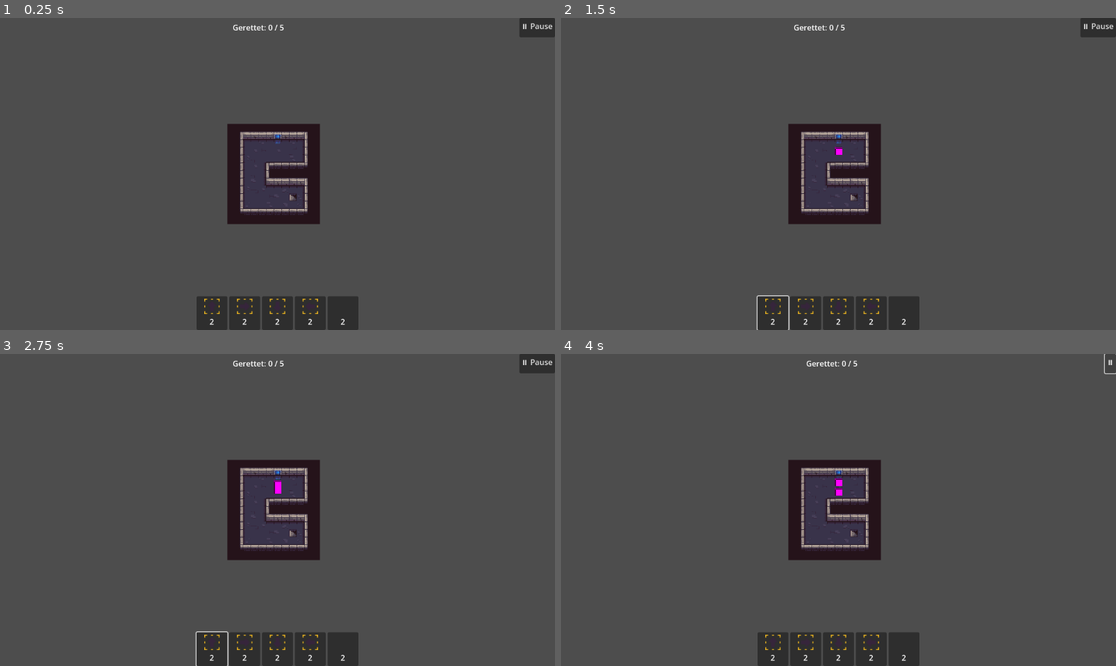
Above: before the commit, frames 1-4 (two rows, left to right).
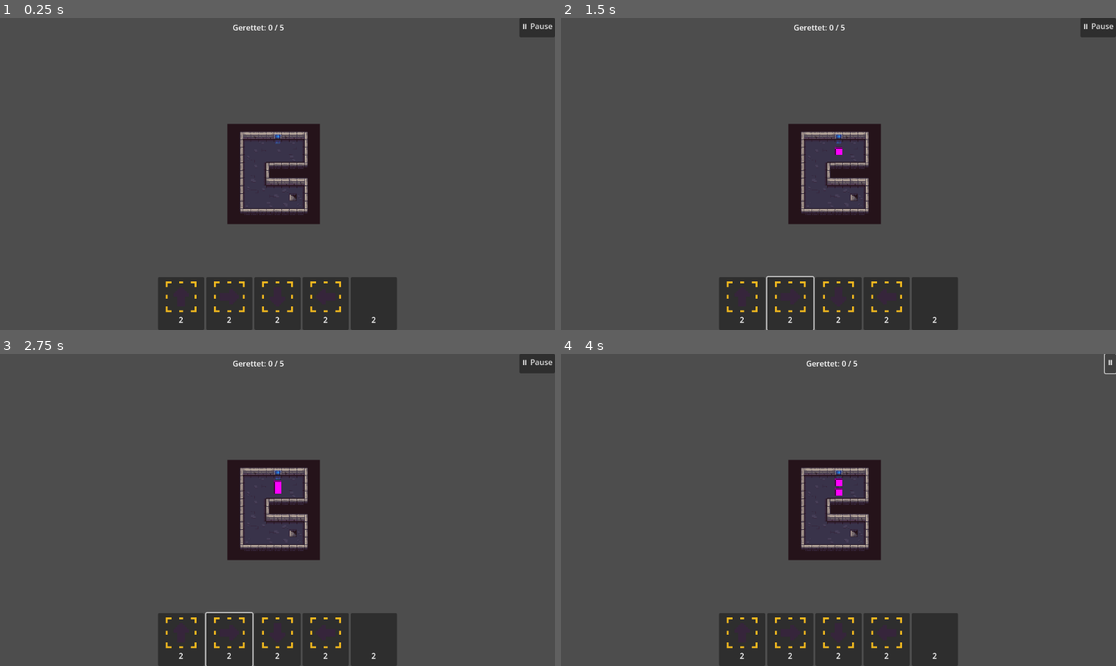
Above: after the commit, the same moments.

Repository: nico-hahn/freezelings
Game: Godot game, scene res://scenes/game/game.tscn
Same seed, same stepped clock (60 frames per second), same inputs: the game is played once before the commit and once after it.
Inputs (mouse positions are in pixels of both pictures, inside the frame that each line leads up to):
- Up to frame 1 (0.25 s): no input
- Up to frame 2 (1.5 s): click (771, 314) at 0.52 s; click (771, 314) at 1.27 s
- Up to frame 3 (2.75 s): click (210, 650) at 2.02 s
- Up to frame 4 (4 s): click "⏸ Pause" at 2.75 s; click "▶" at 3.5 s

The runs differ from the first frame. In frame 1, 4.5% of the frame differs, in the area x 28-72%, y 83-100%; in frame 2, 4.6%, in the area x 28-72%, y 82-100%; in frame 3, 4.6%; in frame 4, 4.5%.

Commit message:
fix texture filter, increase inventory slot size

Diff:
--- a/resources/object_definitions/direction_arrow_east.tres
+++ b/resources/object_definitions/direction_arrow_east.tres
@@ -1,7 +1,7 @@
-[gd_resource type="Resource" script_class="ObjectDefinition" load_steps=4 format=3]
+[gd_resource type="Resource" script_class="ObjectDefinition" load_steps=5 format=3 uid="uid://jnwygyms6ntf"]
 
 [ext_resource type="Script" uid="uid://deiew5s5nmy7t" path="res://scripts/resources/object_definition.gd" id="1_def"]
-[ext_resource type="PackedScene" path="res://scenes/objects/direction_arrow.tscn" id="2_scene"]
+[ext_resource type="PackedScene" uid="uid://dupxcqavb8kfe" path="res://scenes/objects/direction_arrow.tscn" id="2_scene"]
 [ext_resource type="Texture2D" uid="uid://jnjxd4hkgsd0" path="res://assets/direction_arrows.png" id="3_tex"]
 
 [sub_resource type="AtlasTexture" id="AtlasTexture_east"]
--- a/resources/object_definitions/direction_arrow_north.tres
+++ b/resources/object_definitions/direction_arrow_north.tres
@@ -1,7 +1,7 @@
-[gd_resource type="Resource" script_class="ObjectDefinition" load_steps=4 format=3]
+[gd_resource type="Resource" script_class="ObjectDefinition" load_steps=5 format=3 uid="uid://b2mdotilij2jj"]
 
 [ext_resource type="Script" uid="uid://deiew5s5nmy7t" path="res://scripts/resources/object_definition.gd" id="1_def"]
-[ext_resource type="PackedScene" path="res://scenes/objects/direction_arrow.tscn" id="2_scene"]
+[ext_resource type="PackedScene" uid="uid://dupxcqavb8kfe" path="res://scenes/objects/direction_arrow.tscn" id="2_scene"]
 [ext_resource type="Texture2D" uid="uid://jnjxd4hkgsd0" path="res://assets/direction_arrows.png" id="3_tex"]
 
 [sub_resource type="AtlasTexture" id="AtlasTexture_north"]
--- a/resources/object_definitions/direction_arrow_south.tres
+++ b/resources/object_definitions/direction_arrow_south.tres
@@ -1,7 +1,7 @@
-[gd_resource type="Resource" script_class="ObjectDefinition" load_steps=4 format=3]
+[gd_resource type="Resource" script_class="ObjectDefinition" load_steps=5 format=3 uid="uid://ly3fwtnecthw"]
 
 [ext_resource type="Script" uid="uid://deiew5s5nmy7t" path="res://scripts/resources/object_definition.gd" id="1_def"]
-[ext_resource type="PackedScene" path="res://scenes/objects/direction_arrow.tscn" id="2_scene"]
+[ext_resource type="PackedScene" uid="uid://dupxcqavb8kfe" path="res://scenes/objects/direction_arrow.tscn" id="2_scene"]
 [ext_resource type="Texture2D" uid="uid://jnjxd4hkgsd0" path="res://assets/direction_arrows.png" id="3_tex"]
 
 [sub_resource type="AtlasTexture" id="AtlasTexture_south"]
--- a/resources/object_definitions/direction_arrow_west.tres
+++ b/resources/object_definitions/direction_arrow_west.tres
@@ -1,7 +1,7 @@
-[gd_resource type="Resource" script_class="ObjectDefinition" load_steps=4 format=3]
+[gd_resource type="Resource" script_class="ObjectDefinition" load_steps=5 format=3 uid="uid://ch1i8m8l7hhhv"]
 
 [ext_resource type="Script" uid="uid://deiew5s5nmy7t" path="res://scripts/resources/object_definition.gd" id="1_def"]
-[ext_resource type="PackedScene" path="res://scenes/objects/direction_arrow.tscn" id="2_scene"]
+[ext_resource type="PackedScene" uid="uid://dupxcqavb8kfe" path="res://scenes/objects/direction_arrow.tscn" id="2_scene"]
 [ext_resource type="Texture2D" uid="uid://jnjxd4hkgsd0" path="res://assets/direction_arrows.png" id="3_tex"]
 
 [sub_resource type="AtlasTexture" id="AtlasTexture_west"]
--- a/scenes/objects/direction_arrow.tscn
+++ b/scenes/objects/direction_arrow.tscn
@@ -4,6 +4,7 @@
 [ext_resource type="Texture2D" uid="uid://jnjxd4hkgsd0" path="res://assets/direction_arrows.png" id="2_tex"]
 
 [node name="DirectionArrow" type="Node2D"]
+texture_filter = 1
 script = ExtResource("1_arrow")
 
 [node name="Sprite2D" type="Sprite2D" parent="."]
--- a/scenes/ui/hud.tscn
+++ b/scenes/ui/hud.tscn
@@ -28,7 +28,7 @@
 anchor_top = 1.0
 anchor_right = 1.0
 anchor_bottom = 1.0
-offset_top = -70.0
+offset_top = -110.0
 grow_horizontal = 2
 grow_vertical = 0
 alignment = 1
--- a/scenes/ui/inventory_slot.tscn
+++ b/scenes/ui/inventory_slot.tscn
@@ -1,34 +1,27 @@
-[gd_scene load_steps=2 format=3]
+[gd_scene load_steps=2 format=3 uid="uid://dupjtuk3oa2xw"]
 
 [ext_resource type="Script" uid="uid://b5eiu0jtdqj8b" path="res://scripts/ui/inventory_slot.gd" id="1_slot"]
 
 [node name="InventorySlot" type="PanelContainer"]
+texture_filter = 1
+custom_minimum_size = Vector2(96, 96)
 script = ExtResource("1_slot")
-custom_minimum_size = Vector2(64, 64)
 
 [node name="VBoxContainer" type="VBoxContainer" parent="."]
-anchors_preset = 15
-anchor_right = 1.0
-anchor_bottom = 1.0
-grow_horizontal = 2
-grow_vertical = 2
+layout_mode = 2
 alignment = 1
 
 [node name="Icon" type="TextureRect" parent="VBoxContainer"]
+custom_minimum_size = Vector2(64, 64)
 layout_mode = 2
-custom_minimum_size = Vector2(32, 32)
 expand_mode = 1
 stretch_mode = 5
 
 [node name="CountLabel" type="Label" parent="VBoxContainer"]
 layout_mode = 2
+text = "0"
 horizontal_alignment = 1
-text = "0"
 
 [node name="Button" type="Button" parent="."]
-anchors_preset = 15
-anchor_right = 1.0
-anchor_bottom = 1.0
-grow_horizontal = 2
-grow_vertical = 2
+layout_mode = 2
 flat = true
